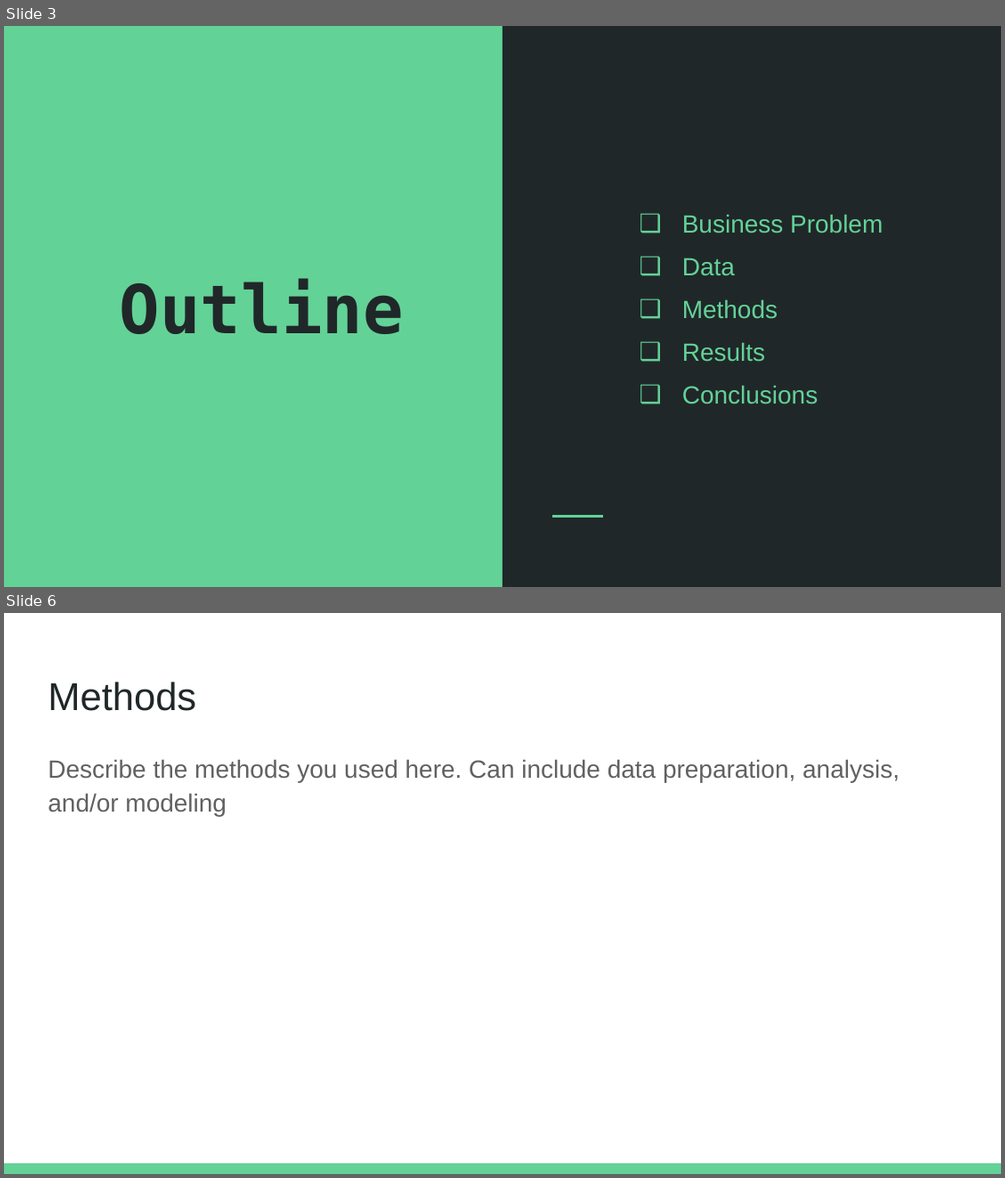
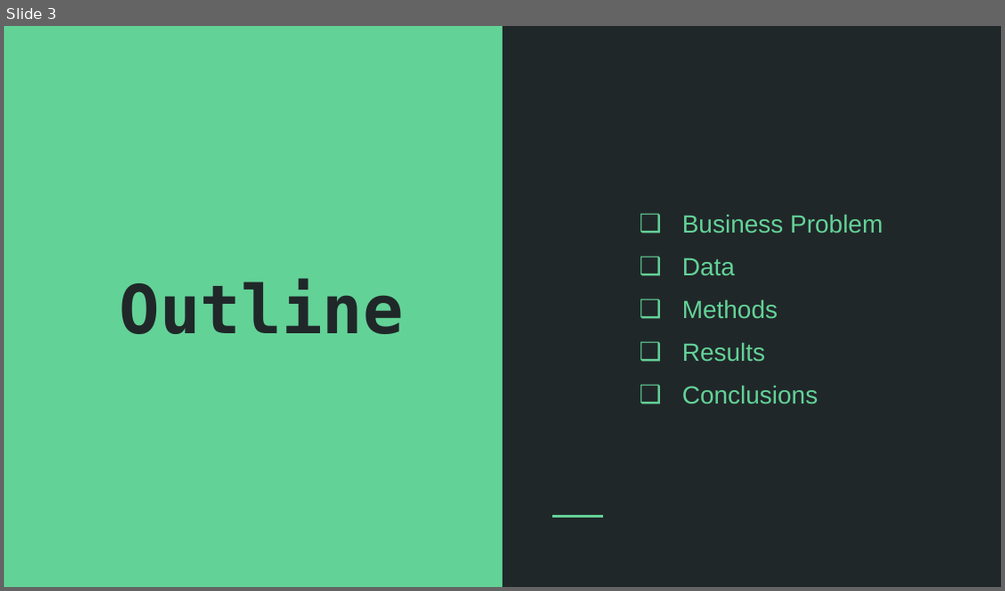
Before and after one commit to patrick-anastasio/Flatiron_DSC-Phase1_Project, a slide deck: Slide Deck.pptx. Shown one above the other, each under a label of ours: slides 3 and 6 before the commit, slide 3 after it; the slides between them are not shown. The pictures are 1005x1178 and 1005x591 pixels, drawn with LibreOffice and Linux fonts; fonts in the diff are those of the drawing. Boxes give left, top, right and bottom in pixels: in the first picture for what was removed or moved away, otherwise in the second. Text is boxed around its words. In the diff, an @@ line names an element or a change of style, - is before the commit and + after.

```diff
--- a/Slide Deck.pptx
+++ b/Slide Deck.pptx
@@ slide 6 removed at [4,613,1001,1174], background #FFFFFF @@
@@ title removed at [48,682,196,711] @@
-Methods
@@ text removed at [48,759,899,817] @@
-Describe the methods you used here. Can include data preparation, analysis, and/or modeling
@@ rectangle removed at [4,1163,1001,1174] @@
```
Also in this commit, not shown: 4 slides changed, 8 slides added, 2 other slides removed, 11 other files.
